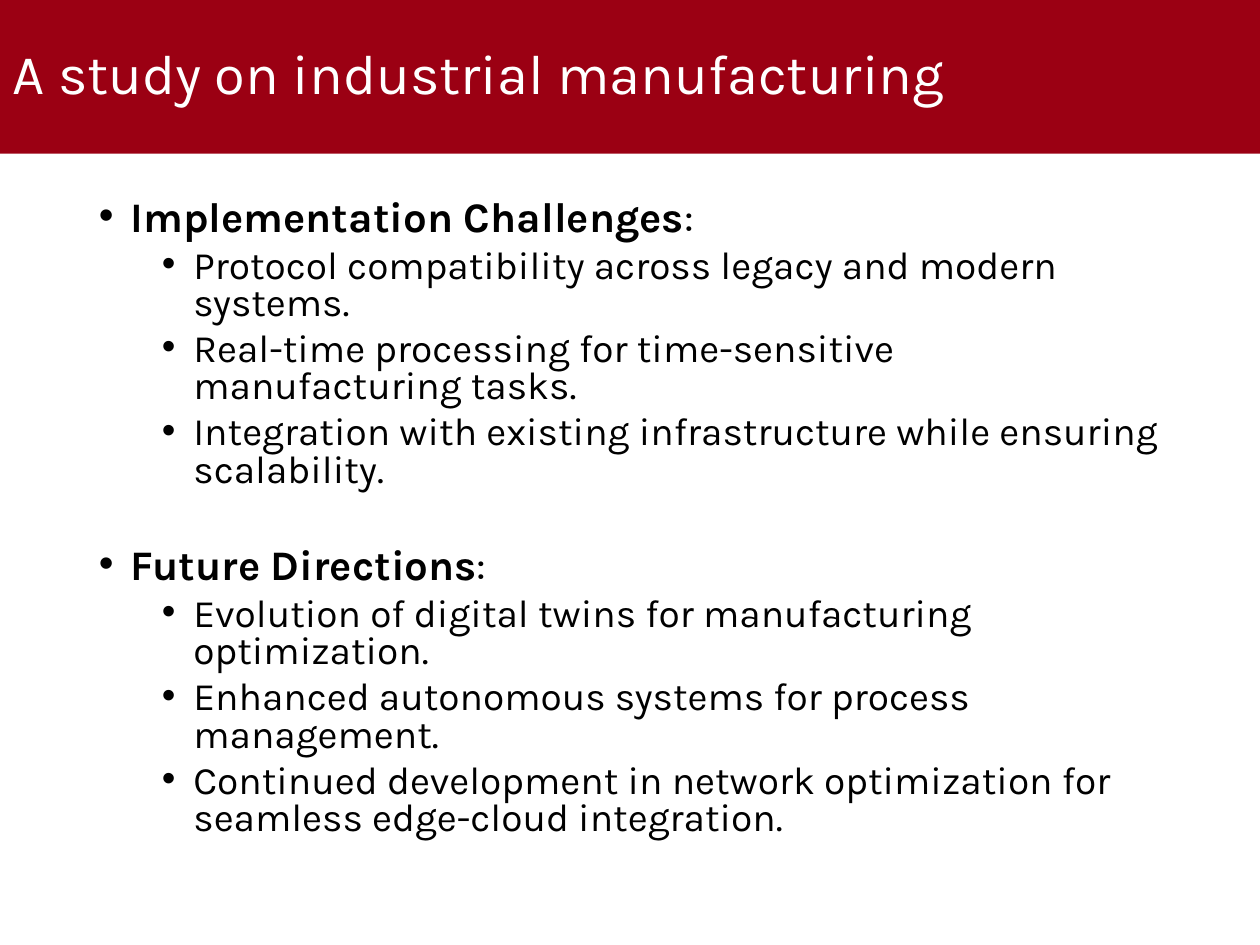
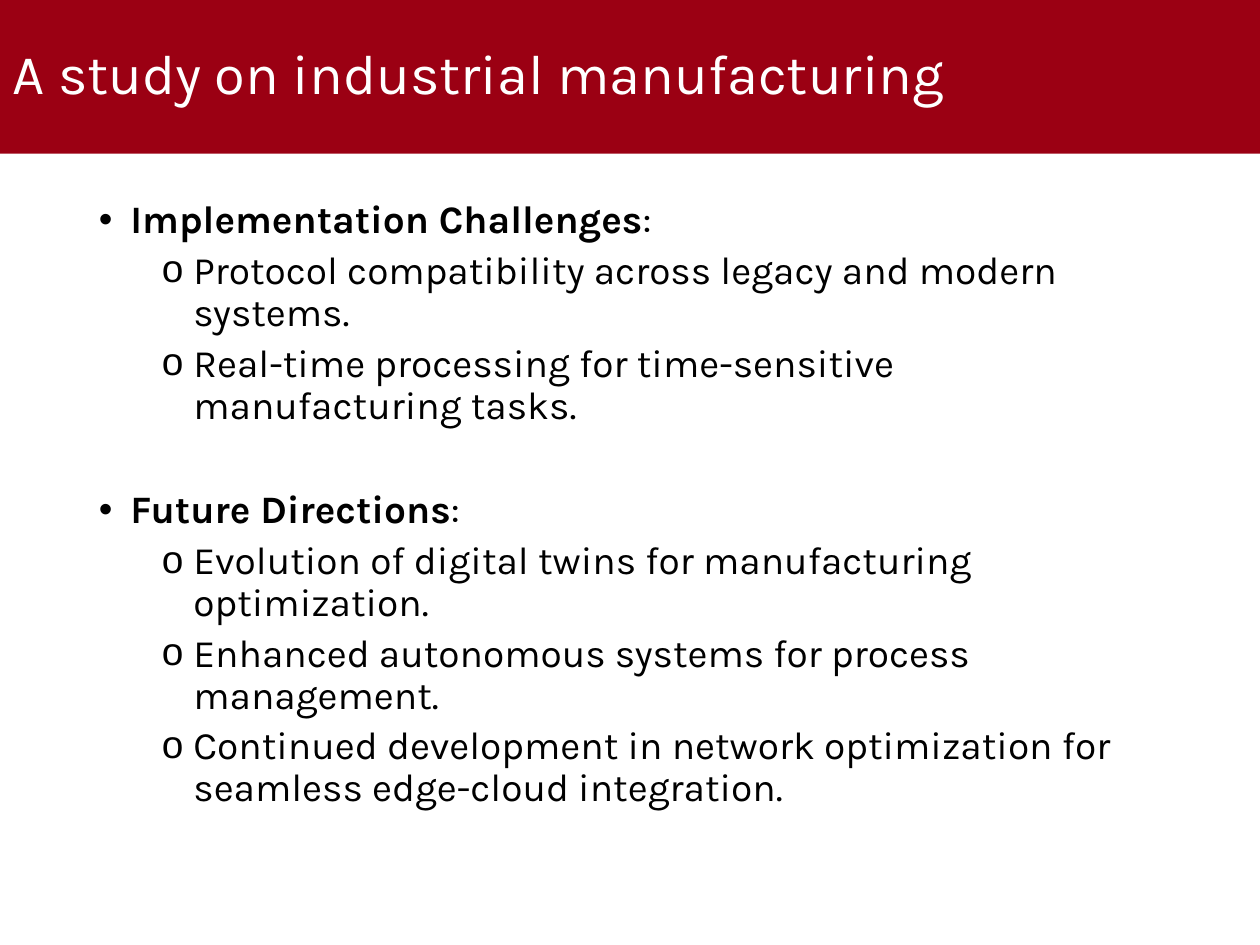
Before and after one commit to MikeIsBack/UniPD-MSc-Computer-Science-courses, a slide deck: slide 13 of Wireless Networks for Mobile Applications/Project/Presentation/Presentation.pptx. Drawn at 1260x945 pixels with LibreOffice and Linux fonts; fonts in the diff are those of the drawing; background and template pictures are left out. Boxes give left, top, right and bottom in pixels: in the first picture for what was removed or moved away, otherwise in the second. Text is boxed around its words. In the diff, an @@ line names an element or a change of style, - is before the commit and + after.

```diff
--- a/Wireless Networks for Mobile Applications/Project/Presentation/Presentation.pptx
+++ b/Wireless Networks for Mobile Applications/Project/Presentation/Presentation.pptx
@@ text "Implementation Challenges:" at box(130, 205, 1111, 811): size 24.1 to 22.2 pt in "Implementation Challenges:", "Future Directions:"; line spacing 0.8 to 0.9; bullet • to o @@
@@ text at box(193, 418, 1157, 493): paragraph removed @@
-  • Integration with existing infrastructure while ensuring scalability.
```
Also in this commit, not shown: 7 other slides changed, 4 other files.
